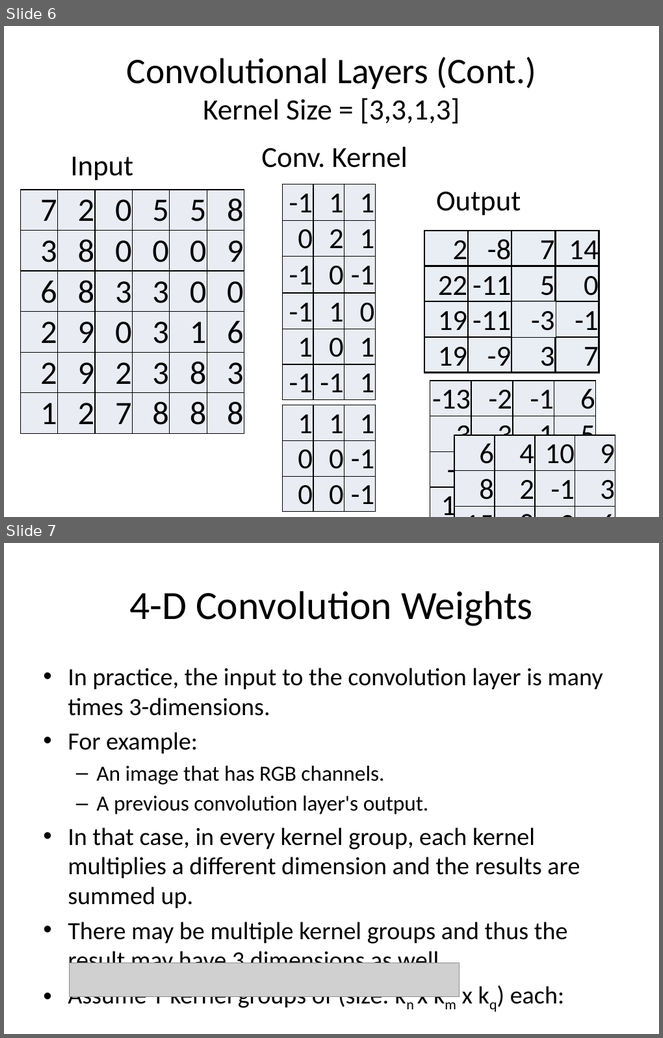
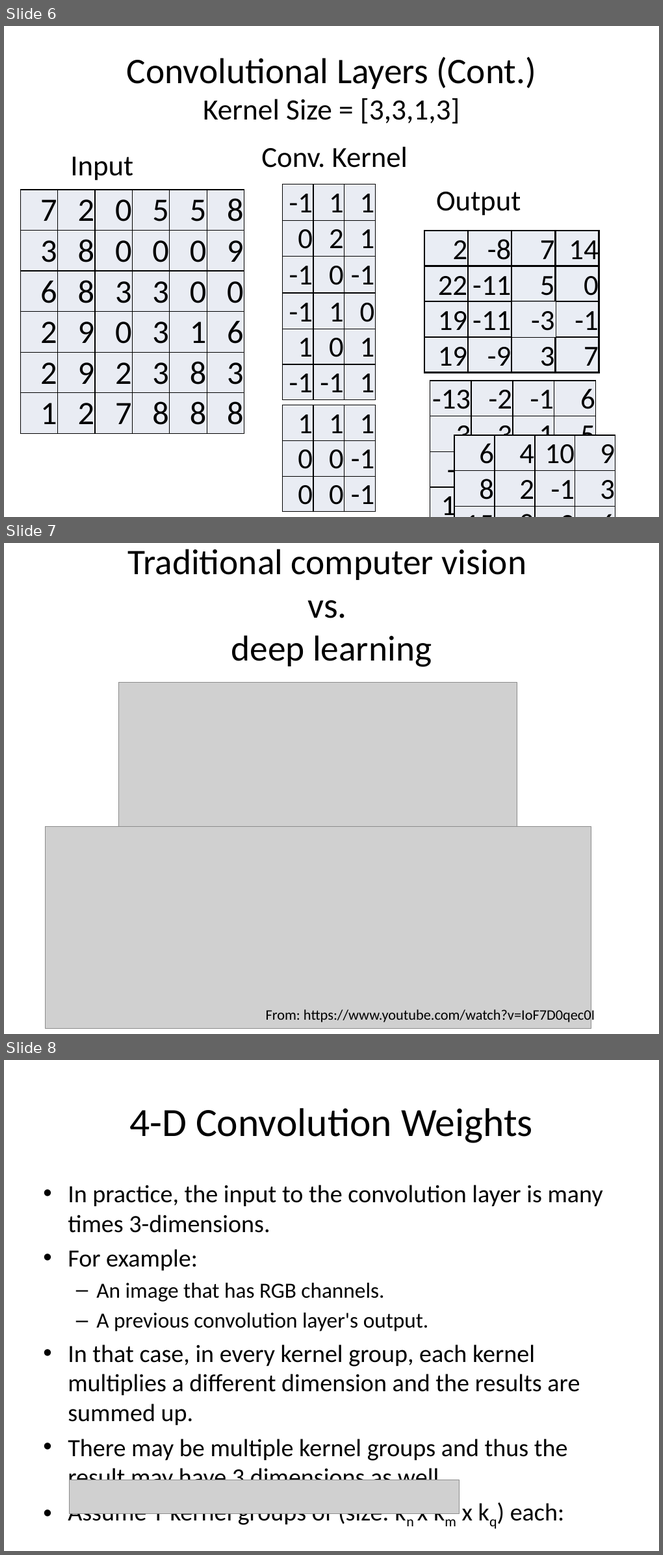
Before and after one commit to kggold4/computer-science-B.Sc-materials, a slide deck: year 3/Deep learning and Natural Language Processing/Lectures/7-CNN.pptx. Shown one above the other, each under a label of ours: slides 6 and 7 before the commit, slides 6, 7 and 8 after it. The pictures are 663x1038 and 663x1555 pixels, drawn with LibreOffice and Linux fonts; fonts in the diff are those of the drawing; grey boxes stand for pictures. Boxes give left, top, right and bottom in pixels: in the first picture for what was removed or moved away, otherwise in the second. Text is boxed around its words. In the diff, an @@ line names an element or a change of style, - is before the commit and + after.

```diff
--- a/year 3/Deep learning and Natural Language Processing/Lectures/7-CNN.pptx
+++ b/year 3/Deep learning and Natural Language Processing/Lectures/7-CNN.pptx
@@ slide 7 added at <box>4,543,659,1034</box>, background #FFFFFF @@
@@ title added at <box>128,549,527,667</box>, 39.6 pt, text #000000 @@
+Traditional computer vision
+vs.
+deep learning
@@ picture added at <box>118,683,518,826</box> @@
@@ picture added at <box>46,826,591,1029</box> @@
@@ text added at <box>266,1008,595,1024</box>, 16 pt, text #000000 @@
+From: https://www.youtube.com/watch?v=IoF7D0qec0I
@@ what was slide 7 is now slide 8 @@
```
Also in this commit, not shown: 1 slide changed, 1 slide removed, 5 other files.
